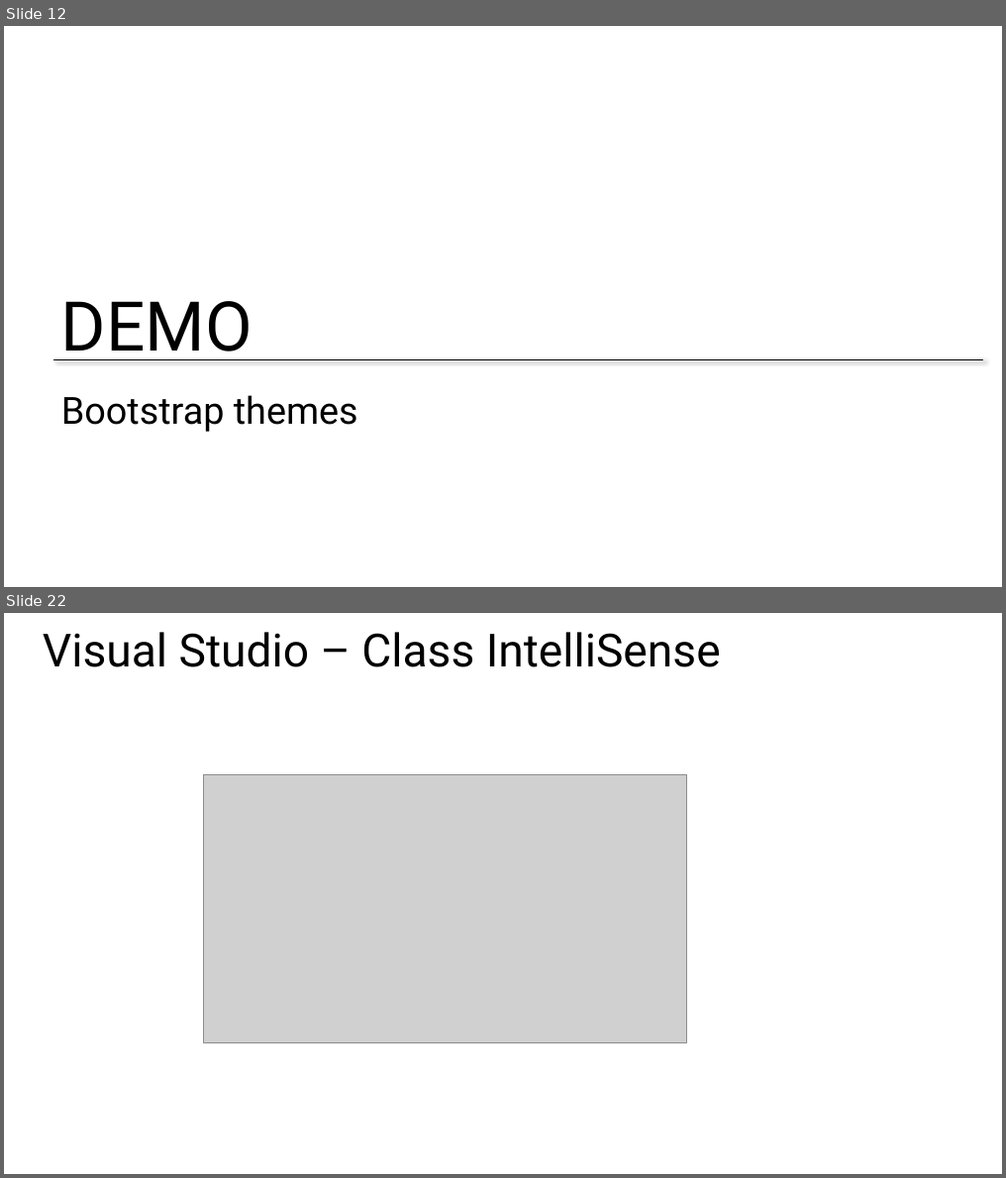
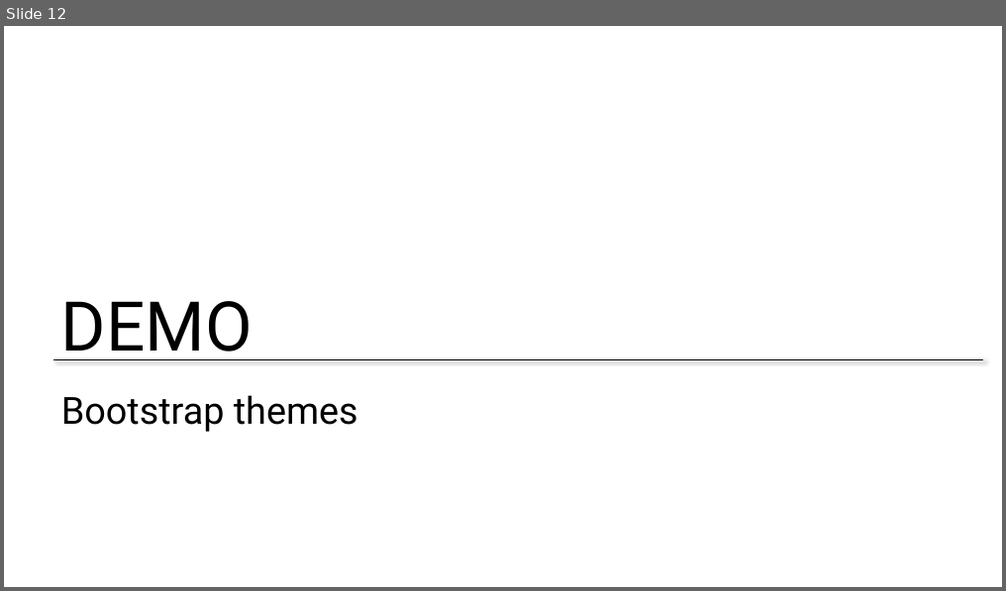
Before and after one commit to zmy/Bootstrap-edX, a slide deck: Slides/Week 1 - Part 1 - Introduction to Bootstrap.pptx. Shown one above the other, each under a label of ours: slides 12 and 22 before the commit, slide 12 after it; the slides between them are not shown. The pictures are 1006x1178 and 1006x591 pixels, drawn with LibreOffice and Linux fonts; fonts in the diff are those of the drawing; grey boxes stand for pictures; background and template pictures are left out. Boxes give left, top, right and bottom in pixels: in the first picture for what was removed or moved away, otherwise in the second. Text is boxed around its words. In the diff, an @@ line names an element or a change of style, - is before the commit and + after.

```diff
--- a/Slides/Week 1 - Part 1 - Introduction to Bootstrap.pptx
+++ b/Slides/Week 1 - Part 1 - Introduction to Bootstrap.pptx
@@ slide 22 removed at <box>4,613,1002,1174</box>, background #FFFFFF @@
@@ title removed at <box>43,632,721,667</box> @@
-Visual Studio – Class IntelliSense
@@ picture removed at <box>204,774,687,1044</box> @@
```
Also in this commit, not shown: 11 other slides removed, 3 other files.
